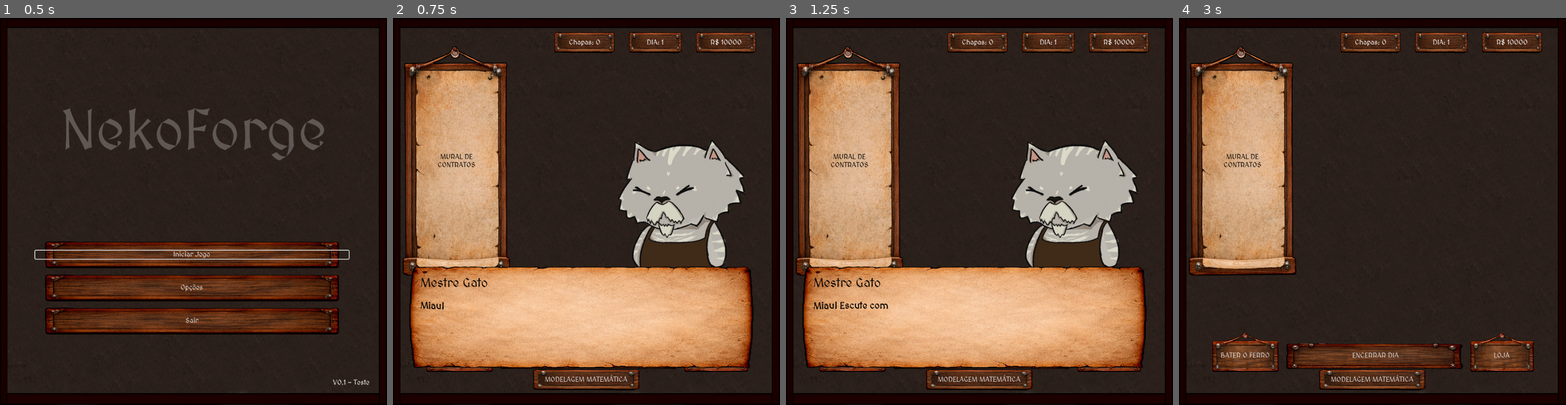
Above: before the commit, frames 1-4 (left to right).
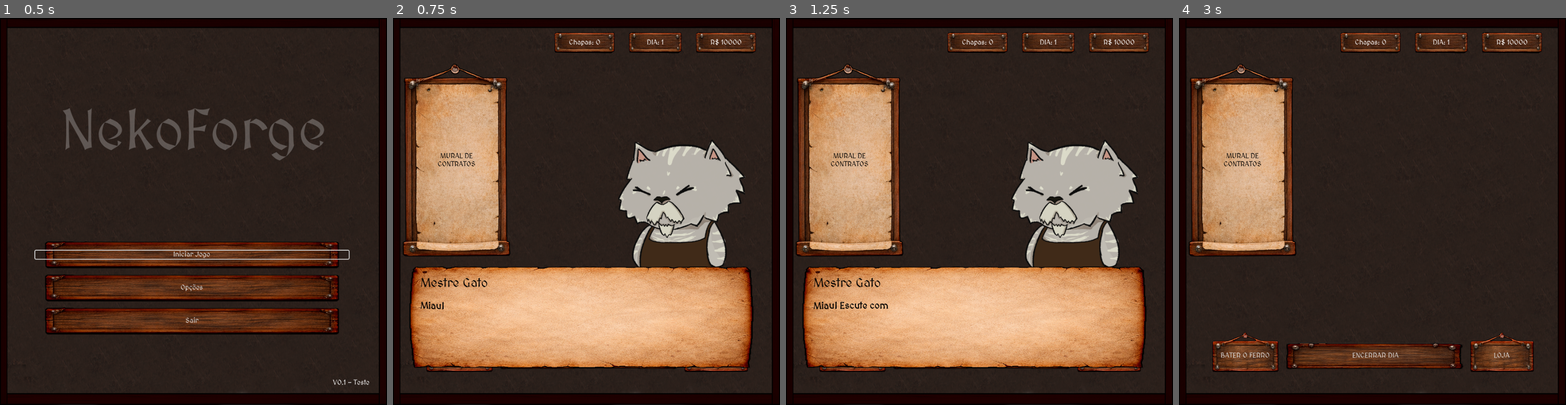
Above: after the commit, the same moments.

Repository: VitaumOS/Jogo_IC-Godot
Game: Godot game, scene res://scene/Telainicial.tscn
Same seed, same stepped clock (60 frames per second), same inputs: the game is played once before the commit and once after it.
Inputs (mouse positions are in pixels of both pictures, inside the frame that each line leads up to):
- Up to frame 1 (0.5 s): no input
- Up to frame 2 (0.75 s): click "Iniciar Jogo" at 0.5 s
- Up to frame 3 (1.25 s): no input
- Up to frame 4 (3 s): tap Enter (ui_accept) at 1.25, 1.52, 2, 2.27, 2.75 s; move the mouse to (1457, 192) at 1.27 s; click (1457, 192) at 1.42 s; move the mouse to (1295, 230) at 2.02 s; click (1295, 230) at 2.17 s; move the mouse to (1411, 126) at 2.77 s; click (1411, 126) at 2.92 s

Frame 1 is identical in both runs. In frame 2, 5.7% of the frame differs, in the area x 2-64%, y 7-97%; in frame 3, 5.7%; in frame 4, 6.2%.

Commit message:
Atualização 22/05
Fiquei fazendo um monte de commit recentemente e acabou que nem expliquei nenhum deles :P

Primeiro: o jogo agr vai ter inicio meio e fim, começando com várias explicações em diálogo do que ocorre.
Mudei a posição dos padrões de corte, coloquei uma barrinha visual da quantidade de demanda que falta e foi desperdiçada no processo, além da porcentagem falando o quanto desperdiçou

Diff:
--- a/scene/Cena_1.tscn
+++ b/scene/Cena_1.tscn
@@ -91,7 +91,7 @@
 layout_mode = 3
 anchors_preset = 0
 offset_left = 15.0
-offset_top = -216.0
+offset_top = -209.0
 offset_right = 885.0
 offset_bottom = 744.0
 
@@ -123,7 +123,7 @@
 offset_left = 45.0
 offset_top = 96.0
 offset_right = 89.0
-offset_bottom = 128.0
+offset_bottom = 138.0
 
 [node name="CorpoCentral" type="HBoxContainer" parent="UI/Controle_Corpo" unique_id=1861903148]
 custom_minimum_size = Vector2(0, 400)
@@ -138,11 +138,17 @@
 offset_right = 870.016
 offset_bottom = 445.2
 
-[node name="LadoEsquerdo" type="MarginContainer" parent="UI/Controle_Corpo/CorpoCentral" unique_id=387953885]
+[node name="Control2" type="Control" parent="UI/Controle_Corpo/CorpoCentral" unique_id=2016512735]
+layout_mode = 2
+
+[node name="LadoEsquerdo" type="MarginContainer" parent="UI/Controle_Corpo/CorpoCentral/Control2" unique_id=387953885]
 custom_minimum_size = Vector2(0, 400)
-layout_mode = 2
-
-[node name="BotaoContratoGrande" type="Button" parent="UI/Controle_Corpo/CorpoCentral/LadoEsquerdo" unique_id=2038583882]
+layout_mode = 0
+offset_top = 37.0
+offset_right = 199.72
+offset_bottom = 437.0
+
+[node name="BotaoContratoGrande" type="Button" parent="UI/Controle_Corpo/CorpoCentral/Control2/LadoEsquerdo" unique_id=2038583882]
 custom_minimum_size = Vector2(199.72, 400)
 layout_mode = 2
 theme_override_colors/font_color = Color(0, 0, 0, 1)
@@ -159,19 +165,26 @@
 layout_mode = 2
 size_flags_stretch_ratio = 0.0
 
-[node name="LadoDireito" type="HBoxContainer" parent="UI/Controle_Corpo/CorpoCentral" unique_id=1958655811]
-layout_mode = 2
-
-[node name="ScrollContainer" type="ScrollContainer" parent="UI/Controle_Corpo/CorpoCentral/LadoDireito" unique_id=763312148]
-custom_minimum_size = Vector2(600.195, 400)
-layout_mode = 2
-
-[node name="PadraoCorteSalvo" type="HBoxContainer" parent="UI/Controle_Corpo/CorpoCentral/LadoDireito/ScrollContainer" unique_id=507703508]
+[node name="Control" type="Control" parent="UI/Controle_Corpo/CorpoCentral" unique_id=1553266264]
+layout_mode = 2
+
+[node name="LadoDireito" type="HBoxContainer" parent="UI/Controle_Corpo/CorpoCentral/Control" unique_id=1958655811]
+layout_mode = 0
+offset_left = 203.256
+offset_top = 29.0
+offset_right = 804.256
+offset_bottom = 536.0
+
+[node name="ScrollContainer" type="ScrollContainer" parent="UI/Controle_Corpo/CorpoCentral/Control/LadoDireito" unique_id=763312148]
+custom_minimum_size = Vector2(601.255, 234)
+layout_mode = 2
+
+[node name="PadraoCorteSalvo" type="HBoxContainer" parent="UI/Controle_Corpo/CorpoCentral/Control/LadoDireito/ScrollContainer" unique_id=507703508]
 custom_minimum_size = Vector2(600, 400)
 layout_mode = 2
 theme_override_constants/separation = 67
 
-[node name="LinhaListaPadrao" parent="UI/Controle_Corpo/CorpoCentral/LadoDireito/ScrollContainer/PadraoCorteSalvo" unique_id=1823299021 instance=ExtResource("7_i1ld1")]
+[node name="LinhaListaPadrao" parent="UI/Controle_Corpo/CorpoCentral/Control/LadoDireito/ScrollContainer/PadraoCorteSalvo" unique_id=1823299021 instance=ExtResource("7_i1ld1")]
 custom_minimum_size = Vector2(0, 124.43)
 layout_mode = 2
 
@@ -248,7 +261,7 @@
 [node name="PopUp" parent="." unique_id=1294504964 instance=ExtResource("10_6qt7c")]
 visible = false
 
-[connection signal="pressed" from="UI/Controle_Corpo/CorpoCentral/LadoEsquerdo/BotaoContratoGrande" to="." method="_on_contrato_pressed"]
+[connection signal="pressed" from="UI/Controle_Corpo/CorpoCentral/Control2/LadoEsquerdo/BotaoContratoGrande" to="." method="_on_contrato_pressed"]
 [connection signal="pressed" from="UI/VBoxContainer/Rodape/BtnResolver" to="." method="_on_resolver_pressed"]
 [connection signal="pressed" from="UI/VBoxContainer/Rodape/BtnSair" to="." method="_on_sair_pressed"]
 [connection signal="pressed" from="UI/VBoxContainer/Rodape/BtnLoja" to="." method="_on_loja_pressed"]
--- a/scene/LinhaListaPadrao.tscn
+++ b/scene/LinhaListaPadrao.tscn
@@ -18,9 +18,9 @@
 anchors_preset = 0
 anchor_right = 0.0
 offset_left = 11.794918
-offset_top = 446.61902
-offset_right = 503.47864
-offset_bottom = 451.33246
+offset_top = 449.409
+offset_right = 504.44797
+offset_bottom = 454.12244
 rotation = -1.5707964
 scale = Vector2(0.815, 0.815)
 
@@ -30,8 +30,8 @@
 [node name="ControlesQuantidade" type="VBoxContainer" parent="Control" unique_id=1927556592]
 layout_mode = 0
 offset_left = 5.0
-offset_top = 449.0
-offset_right = 58.0
+offset_top = 443.0
+offset_right = 60.0
 offset_bottom = 499.0
 alignment = 1
 
@@ -55,5 +55,14 @@
 layout_mode = 2
 text = "+"
 
+[node name="Perda" type="Label" parent="Control" unique_id=132077738]
+layout_mode = 0
+offset_left = 10.0
+offset_top = -4.0
+offset_right = 57.0
+offset_bottom = 15.0
+text = "99.9%"
+horizontal_alignment = 1
+
 [connection signal="pressed" from="Control/ControlesQuantidade/HBoxBotoes/btnMenos" to="." method="_on_btn_menos_pressed"]
 [connection signal="pressed" from="Control/ControlesQuantidade/HBoxBotoes/btnMais" to="." method="_on_btn_mais_pressed"]
--- a/script/Main.gd
+++ b/script/Main.gd
@@ -3,11 +3,11 @@
 @export var cena_linha_padrao: PackedScene
 
 # --- REFERÊNCIAS DE NÓS ---
-@onready var vbox_padroes_lista = $UI/Controle_Corpo/CorpoCentral/LadoDireito/ScrollContainer/PadraoCorteSalvo
+@onready var vbox_padroes_lista = $UI/Controle_Corpo/CorpoCentral/Control/LadoDireito/ScrollContainer/PadraoCorteSalvo
 @onready var label_dia = $UI/Topo/DiaPanel
 @onready var label_dinheiro = $UI/Topo/DinheiroPanel
 @onready var lbl_estoque_chapas = $UI/Topo/LabelQuantidade
-@onready var btn_contrato_visual = $UI/Controle_Corpo/CorpoCentral/LadoEsquerdo/BotaoContratoGrande
+@onready var btn_contrato_visual = $UI/Controle_Corpo/CorpoCentral/Control2/LadoEsquerdo/BotaoContratoGrande
 @onready var popup = $PopUp
 
 @onready var container_excesso = $UI/VisualizadorContrato/VBoxContainer/ContainerExcesso
@@ -33,6 +33,12 @@
 		_verificar_dialogo_diario()
 	else:
 		_finalizar_logica_pulp()
+
+	if Global.dia_atual <= 3:
+		$UI/VBoxContainer/Control/BtnModel.visible = false
+	else:
+		$UI/VBoxContainer/Control/BtnModel.visible = true
+
 	_gerar_visualizacao_demanda()
 	_atualizar_pintura_demanda()
 	_conectar_sinais_botoes_quantidade()
--- a/script/linhaListaPadrao.gd
+++ b/script/linhaListaPadrao.gd
@@ -2,6 +2,7 @@
 
 @onready var lbl_qtd = $Control/ControlesQuantidade/HBoxBotoes/lblQtd
 @onready var container_visualizador = $EspaçadorVisual/Control/Visualizador_Padrao
+@onready var label_perda: Label = $Control/Perda
 
 var quantidade: int = 0
 var dados_do_padrao: Dictionary
@@ -10,6 +11,8 @@
 	self.dados_do_padrao = dados
 	for c in container_visualizador.get_children():
 		c.queue_free()
+
+	var largura_utilizada: float = 0.0
 
 	for p in dados.pecas:
 		var sprite = Sprite2D.new()
@@ -24,6 +27,31 @@
 		wrapper.add_child(sprite)
 		container_visualizador.add_child(wrapper)
 
+		# Acumula a largura de cada peça adicionada neste padrão
+		largura_utilizada += p.largura_peca
+
+	# --- CÁLCULO DA PERDA DO PADRÃO ---
+	var tamanho_total_chapa = Global.tamanho_container
+	var sobra_material = tamanho_total_chapa - largura_utilizada
+
+	# Evita qualquer dízima ou valor negativo por arredondamento de float
+	if sobra_material < 0:
+		sobra_material = 0.0
+
+	var percentual_perda: float = (sobra_material / tamanho_total_chapa) * 100.0
+
+	# Atualiza o texto da sua Label "Perda" com uma casa decimal (Ex: "Perda: 12.5%")
+	if label_perda:
+		label_perda.text = "%.1f%%" % percentual_perda
+
+		# Feedback visual por cores baseado na eficiência do corte
+		if percentual_perda == 0.0:
+			label_perda.modulate = Color(0.2, 0.8, 0.2) # Verde para desperdício zero
+		elif percentual_perda > 20.0:
+			label_perda.modulate = Color(0.902, 0.796, 0.0, 1.0) # Vermelho para muita sobra
+		else:
+			label_perda.modulate = Color(0.8, 0.8, 0.8) # Cinza para perdas normais
+
 func _on_btn_mais_pressed() -> void:
 	quantidade += 1
 	lbl_qtd.text = str(quantidade)
